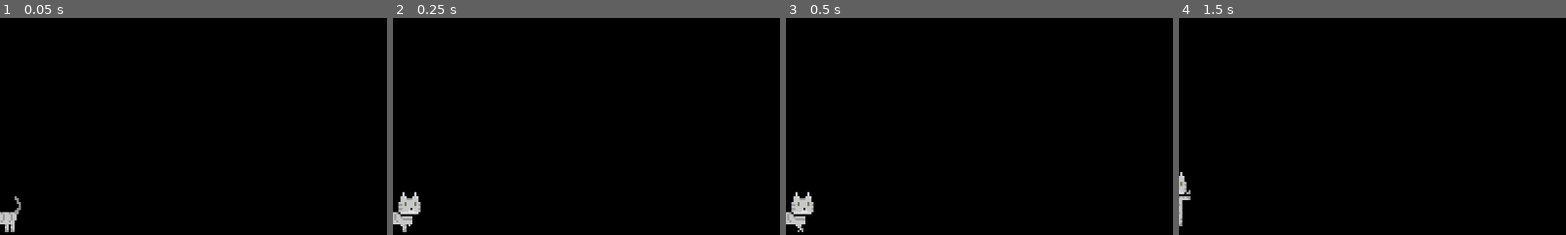
Above: before the commit, frames 1-4 (left to right).
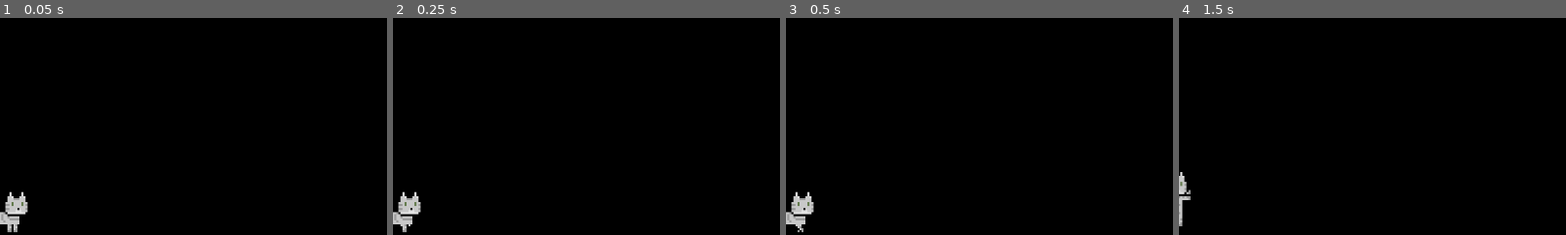
Above: after the commit, the same moments.

Repository: AdamOravecz1/Cica
Game: Godot game, scene res://Scenes/piszta_cat.tscn
Two runs of this game, one before a commit and one after it. Both use one fixed random seed, a clock stepped at 60 frames per second and the inputs below. This scene is started directly instead of the project's main scene.
Inputs (mouse positions are % of the whole screen's width and height, from its top left):
- Up to frame 1 (0.05 s): no input
- Up to frame 2 (0.25 s): no input
- Up to frame 3 (0.5 s): no input
- Up to frame 4 (1.5 s): tap Enter at 0.5 s; move the mouse to (0, 95) at 0.52 s; click (0, 95) at 0.6 s; tap Space at 1.25 s; move the mouse to (80, 65) at 1.27 s; click (80, 65) at 1.35 s
The pictures show only the part of the screen within x 0-50%, y 50-100%; the shares and areas given below are measured in that part.

The runs differ from the first frame. In frame 1, 0.7% of the frame differs, in the area x 0-8%, y 79-99%; in frame 2, nothing differs; in frame 3, nothing differs; in frame 4, nothing differs.
Error in both runs: Attempt to call function 'set_passthrough' in base 'null instance' on a null instance. (res://Scripts/cat.gd:54)

Commit message:
most flashes fixed

Diff:
--- a/Scenes/cat.tscn
+++ b/Scenes/cat.tscn
@@ -354,7 +354,7 @@
 position = Vector2(-1, -49)
 scale = Vector2(3, 3)
 sprite_frames = SubResource("SpriteFrames_5jbyg")
-animation = &"wake_up"
+animation = &"walk"
 autoplay = "walk"
 
 [node name="AnimatedSprite2D2" type="AnimatedSprite2D" parent="."]
--- a/Scripts/cat.gd
+++ b/Scripts/cat.gd
@@ -16,7 +16,7 @@
 var start_playable_area = DisplayServer.screen_get_position(DisplayServer.get_keyboard_focus_screen()) #First pixel at the top left
 var maximum_window_size = DisplayServer.screen_get_size(DisplayServer.get_keyboard_focus_screen()) #Last pixel at the bottom right
 var passthrough_update_timer = 0
-var passthrough_update_interval = 0.08
+var passthrough_update_interval = 0.05
 var screen_size = DisplayServer.screen_get_size().x
 var floor = DisplayServer.screen_get_usable_rect(DisplayServer.get_keyboard_focus_screen()).size.y - DisplayServer.screen_get_position(DisplayServer.get_keyboard_focus_screen()).y
 
@@ -69,6 +69,7 @@
 		falling = true
 		global_position.y += fall_speed*delta
 	elif position.y > floor and (falling or !dragging):
+		main.on_floor = true
 		falling = false
 		global_position.y = floor
 		$RestTimer.start()
--- a/Scripts/main.gd
+++ b/Scripts/main.gd
@@ -1,6 +1,10 @@
 extends Node2D
 
+var passthrough_update_timer = 0
+var passthrough_update_interval = 0.05
+
 var down := true
+var on_floor := true
 
 var texture_corners: Array
 var last_cat_pos = Vector2()
@@ -10,14 +14,16 @@
 	if Input.is_action_just_pressed("close"):
 		get_tree().quit()
 
-	if texture_corners.size() >= 10:
+	passthrough_update_timer += delta
+	if texture_corners.size() >= 10 and passthrough_update_timer >= passthrough_update_interval:
 		DisplayServer.window_set_mouse_passthrough(texture_corners)
 		texture_corners = PackedVector2Array()
+		passthrough_update_timer = 0
 
 
 func set_passthrough(cat_pos: Vector2, enable, falling):
 	if enable and !falling and down:
-		if (cat_pos.x > last_cat_pos.x - 100 and cat_pos.x < last_cat_pos.x + 100) and (cat_pos.y > last_cat_pos.y - 100 and cat_pos.y < last_cat_pos.y + 100):
+		if (cat_pos.x > last_cat_pos.x - 110 and cat_pos.x < last_cat_pos.x + 110) and (cat_pos.y > last_cat_pos.y - 100 and cat_pos.y < last_cat_pos.y + 100) and on_floor:
 			middle_cat_pos = (last_cat_pos + cat_pos) / 2
 			$ColorRect.color = 125
 			texture_corners.append(middle_cat_pos - Vector2(120, 108)) # Top left corner
@@ -37,6 +43,8 @@
 	elif enable and down:
 		if (cat_pos.x > last_cat_pos.x - 100 and cat_pos.x < last_cat_pos.x + 100) and (cat_pos.y > last_cat_pos.y - 100 and cat_pos.y < last_cat_pos.y + 100):
 			middle_cat_pos = (last_cat_pos + cat_pos) / 2
+			texture_corners = PackedVector2Array()
+			DisplayServer.window_set_mouse_passthrough(texture_corners) # Disable passthrough by setting an empty array
 			$ColorRect.color = 125
 			texture_corners.append(middle_cat_pos - Vector2(120, 200)) # Top left corner
 			texture_corners.append(middle_cat_pos + Vector2(90, 0) - Vector2(0, 200)) # Top right corner
@@ -55,6 +63,7 @@
 
 
 func up():
+	on_floor = false
 	down = false
 	texture_corners = PackedVector2Array()
 	DisplayServer.window_set_mouse_passthrough(texture_corners) # Disable passthrough by setting an empty array
